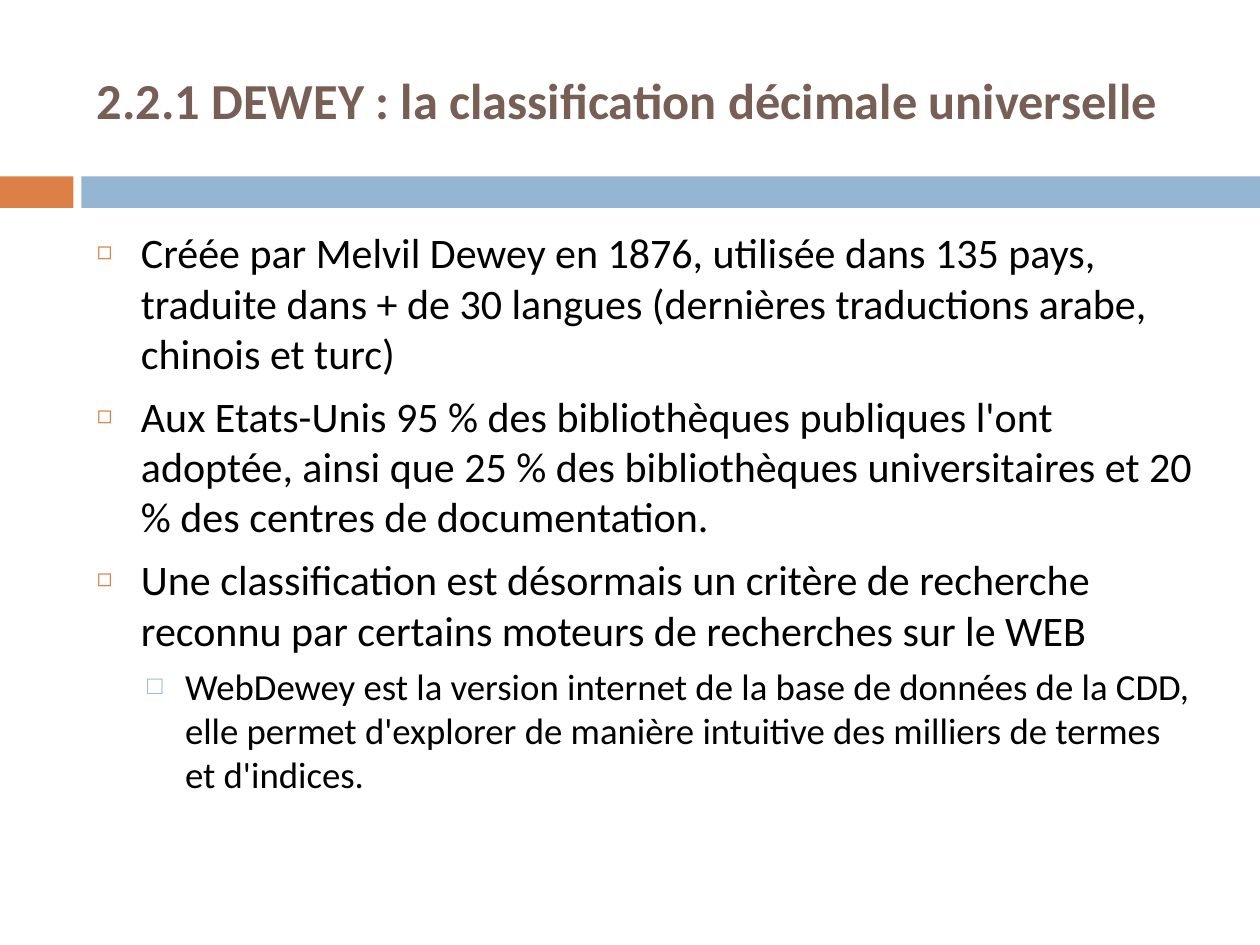
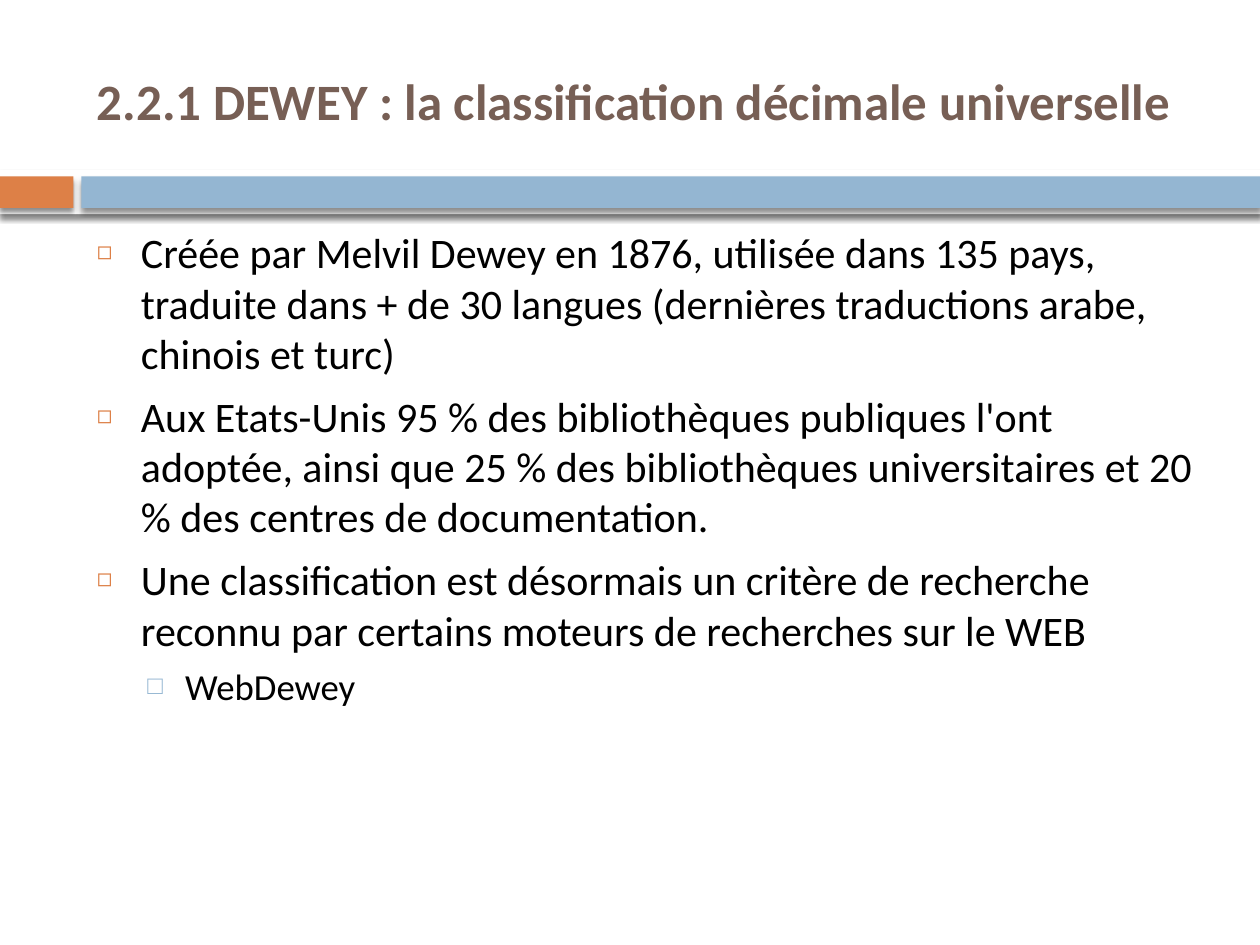
Before and after one commit to martyyann01/td_lyon3, a slide deck: slide 52 of Trait_Doc/Cours/Support_Cours.pptx. Drawn at 1260x945 pixels with LibreOffice and Linux fonts; fonts in the diff are those of the drawing. Boxes give left, top, right and bottom in pixels: in the first picture for what was removed or moved away, otherwise in the second. Text is boxed around its words. In the diff, an @@ line names an element or a change of style, - is before the commit and + after.

```diff
--- a/Trait_Doc/Cours/Support_Cours.pptx
+++ b/Trait_Doc/Cours/Support_Cours.pptx
@@ text "2.2.1 DEWEY : la classification ..." at [97,84,1170,121]: size 28.8 to 29.1 pt @@
@@ rectangle at [0,176,73,208]: shadow on @@
@@ rectangle added at [0,170,1260,214], fill #FFFFFF @@
@@ rectangle at [82,176,1260,208]: shadow on @@
@@ text at [185,674,355,706]: text changed @@
-  □ WebDewey est la version internet de la base de données de la CDD, elle permet d'explorer de manière intuitive des milliers de termes et d'indices.
+  □ WebDewey
```
Also in this commit, not shown: 72 other slides changed, 19 other files.
